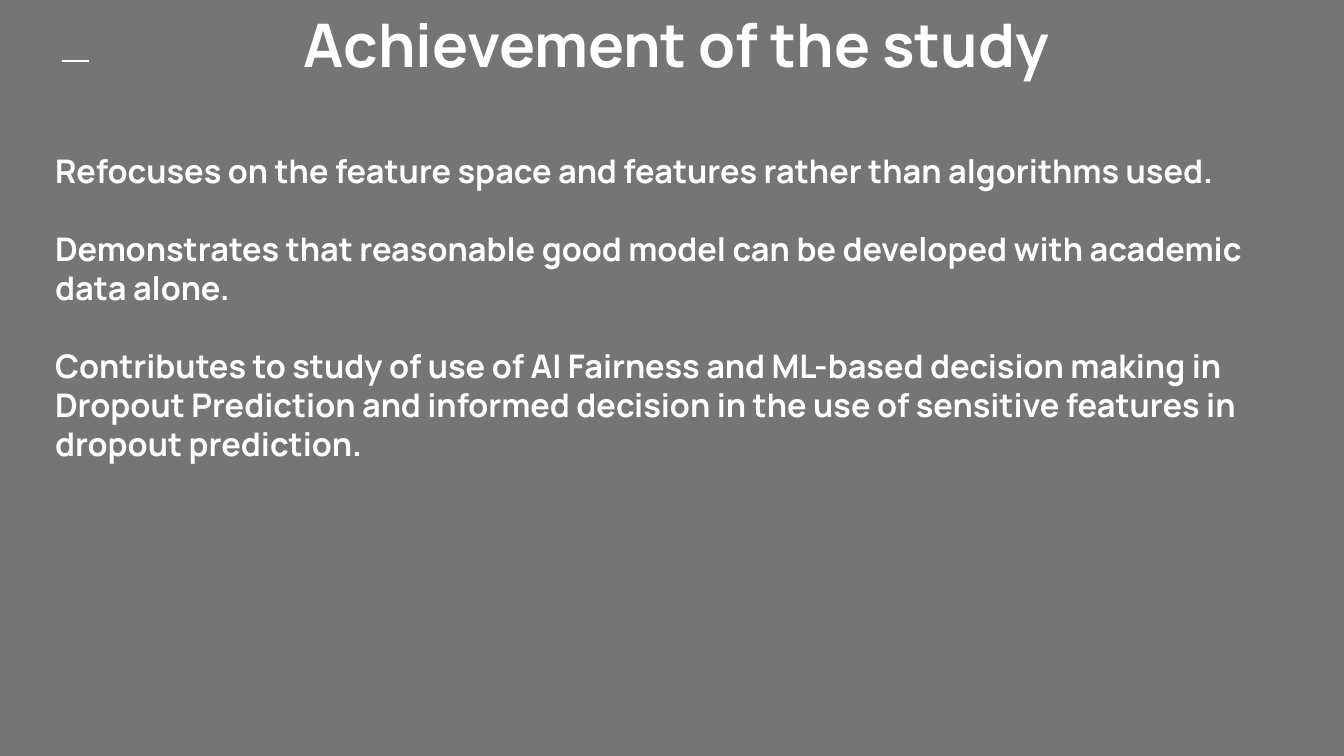
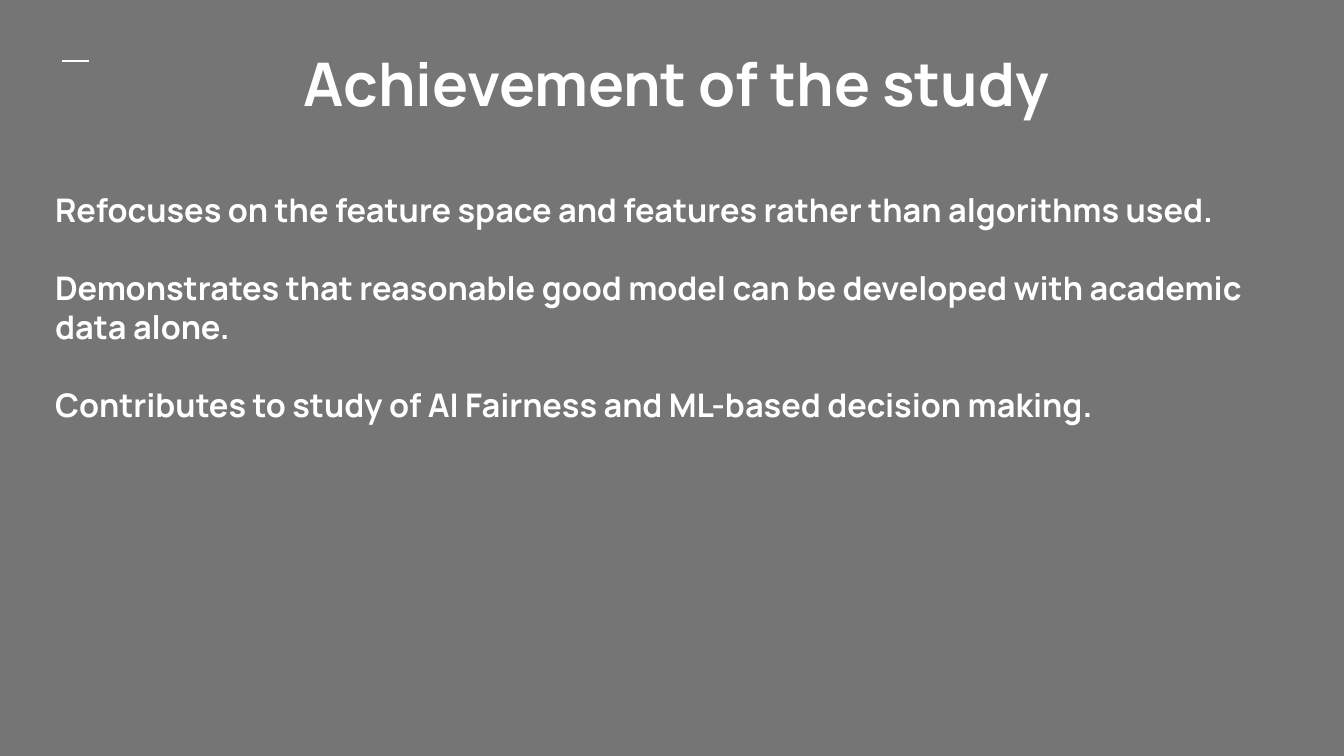
Before and after one commit to bryantoca/capstone_project, a slide deck: slide 17 of Pang_slide.pptx (slide 15 before the commit). Drawn at 1344x756 pixels with LibreOffice and Linux fonts; fonts in the diff are those of the drawing. Boxes give left, top, right and bottom in pixels: in the first picture for what was removed or moved away, otherwise in the second. Text is boxed around its words. In the diff, an @@ line names an element or a change of style, - is before the commit and + after.

```diff
--- a/Pang_slide.pptx
+++ b/Pang_slide.pptx
@@ title at (x1=55, y1=393, x2=1093, y2=425): text changed @@
-Contributes to study of use of AI Fairness and ML-based decision making in Dropout Prediction and informed decision in the use of sensitive features in dropout prediction.
+Contributes to study of AI Fairness and ML-based decision making.
```
Also in this commit, not shown: 5 other slides changed, 3 slides added, 1 other file.
